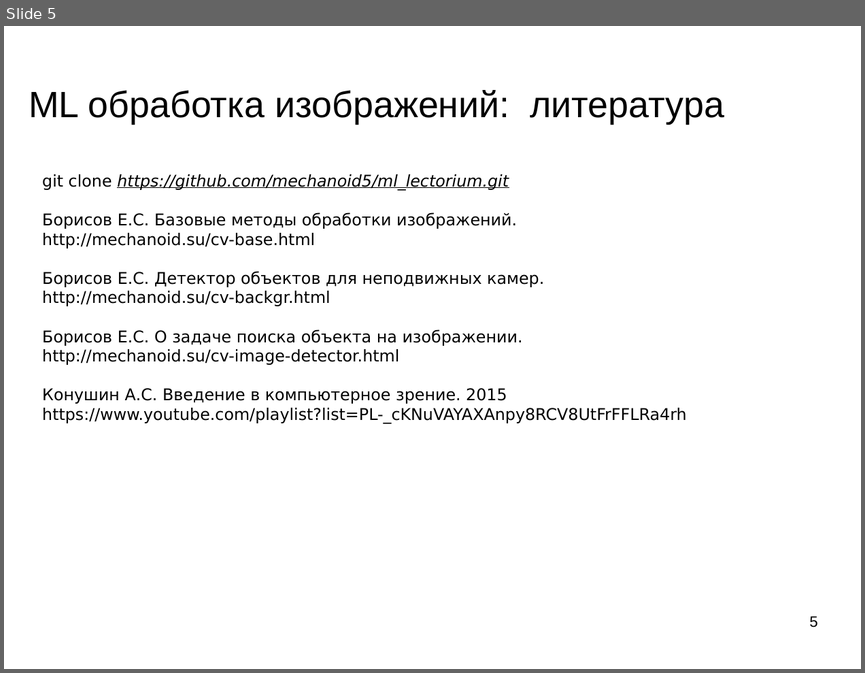
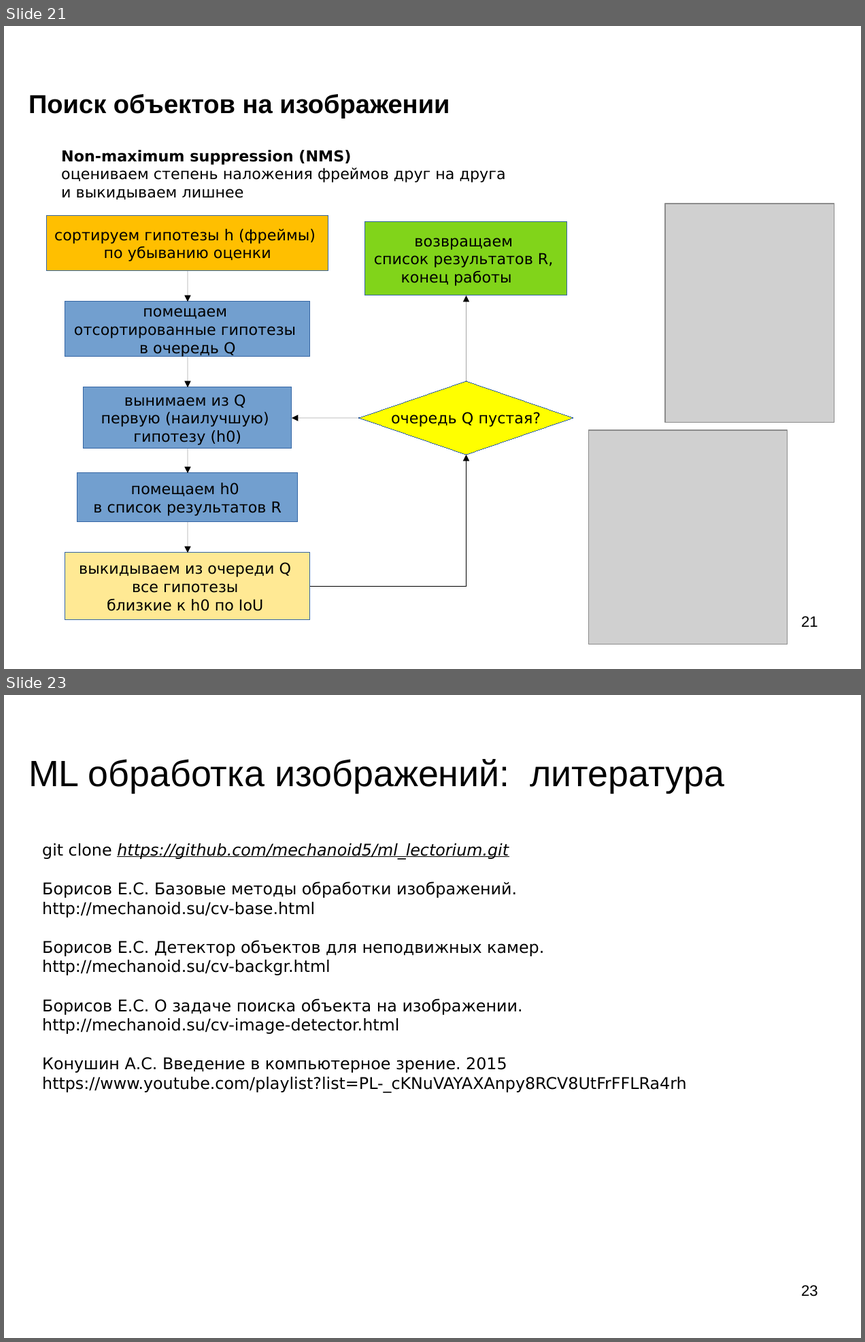
Before and after one commit to mechanoid5/ml_lectorium_2023_I, a slide deck: 20-img-proc.odp. Shown one above the other, each under a label of ours: slide 5 before the commit, slides 21 and 23 after it; the slides between them are not shown. The pictures are 865x673 and 865x1342 pixels, drawn with LibreOffice and Linux fonts; fonts in the diff are those of the drawing; grey boxes stand for pictures; background and template pictures are left out. Boxes give left, top, right and bottom in pixels: in the first picture for what was removed or moved away, otherwise in the second. Text is boxed around its words. In the diff, an @@ line names an element or a change of style, - is before the commit and + after.

```diff
--- a/20-img-proc.odp
+++ b/20-img-proc.odp
@@ slide 21 added at (4,26,861,669), background picture (left out) @@
@@ title added at (28,94,449,118), 24 pt, text #000000, bold @@
+Поиск объектов на изображении
@@ text added at (61,150,506,199), 14 pt, text #000000 @@
+Non-maximum suppression (NMS)
+оцениваем степень наложения фреймов друг на друга
+и выкидываем лишнее
@@ picture added at (665,203,834,422) @@
@@ rectangle added at (47,216,328,271), fill #FFBF00, outline #3465A4 0 pt, 14 pt, text #000000 @@
+сортируем гипотезы h (фреймы)
+по убыванию оценки
@@ rectangle added at (366,222,568,295), fill #81D41A, outline #3465A4 0 pt, 14 pt, text #000000 @@
+возвращаем
+список результатов R,
+конец работы
@@ arrow added from (188, 271) to (188, 301), #000000 0 pt @@
@@ rectangle added at (65,301,310,356), fill #729FCF, outline #3465A4 0 pt, 14 pt, text #000000 @@
+помещаем
+отсортированные гипотезы
+в очередь Q
@@ arrow added from (466, 382) to (466, 295), #000000 0 pt @@
@@ arrow added from (188, 356) to (188, 388), #000000 0 pt @@
@@ rectangle added at (84,388,292,449), fill #729FCF, outline #3465A4 0 pt, 14 pt, text #000000 @@
+вынимаем из Q
+первую (наилучшую)
+гипотезу (h0)
@@ diamond added at (360,382,574,454), fill #FFFF00, outline #3465A4 0 pt, 14 pt, text #000000 @@
+очередь Q пустая?
@@ arrow added from (360, 418) to (292, 418), #000000 0 pt @@
@@ picture added at (589,431,788,644) @@
@@ arrow added from (188, 448) to (188, 473), #000000 0 pt @@
@@ rectangle added at (77,473,297,522), fill #729FCF, outline #3465A4 0 pt, 14 pt, text #000000 @@
+помещаем h0
+в список результатов R
@@ elbow arrow added from (310, 586) to (466, 454), #000000 0 pt @@
@@ arrow added from (188, 522) to (188, 552), #000000 0 pt @@
@@ rectangle added at (65,552,310,620), fill #FFE994, outline #3465A4 0 pt, 14 pt, text #000000 @@
+выкидываем из очереди Q
+все гипотезы
+близкие к h0 по IoU
@@ page number added at (801,616,818,626), 14 pt, text #000000 @@
+21
@@ what was slide 5 is now slide 23 @@
@@ page number at (801,1285,818,1296): text changed @@
-5
+23
```
Also in this commit, not shown: 1 slide changed, 17 other slides added, 47 other files.
